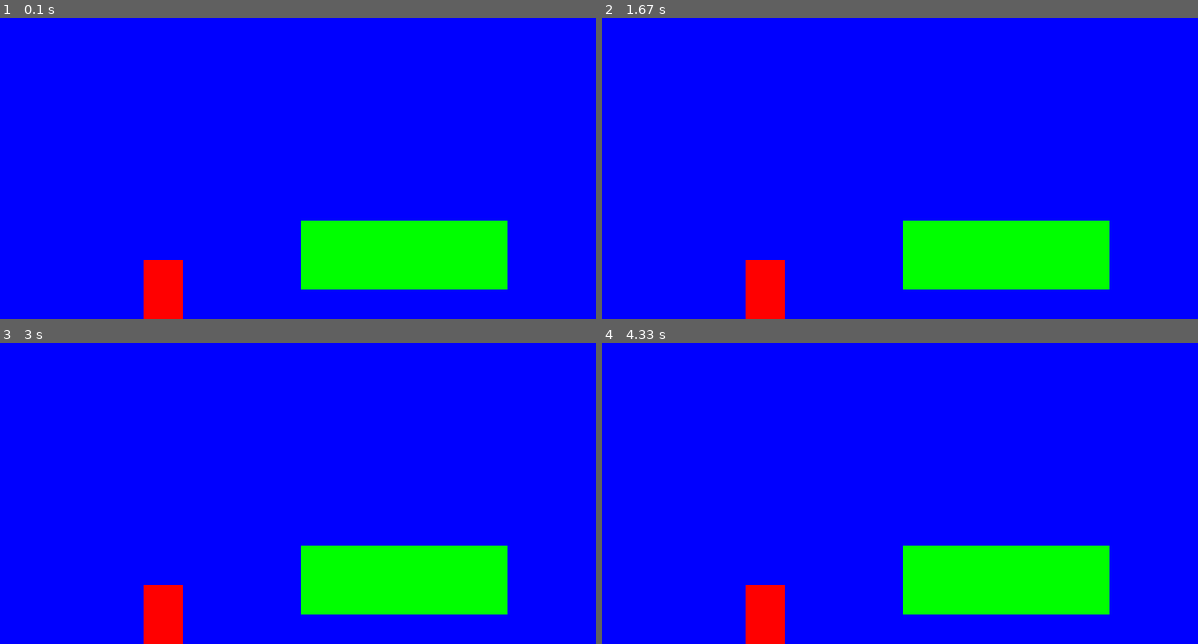
Above: before the commit, frames 1-4 (two rows, left to right).
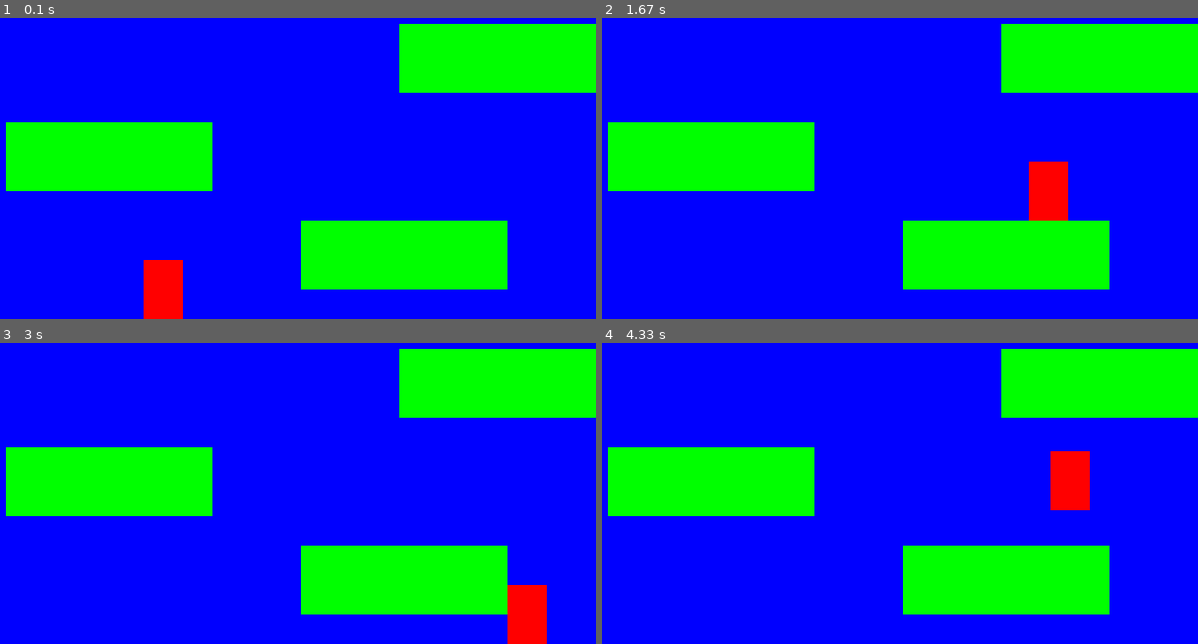
Above: after the commit, the same moments.

Repository: xi0ni/Development
Game: pygame game, started from Python/Tufts practice/pygame_workshop.py
Two runs of this game, one before a commit and one after it. Both use one fixed random seed, a clock stepped at 60 frames per second and the inputs below.
Inputs:
- Up to frame 1 (0.1 s): no input
- Up to frame 2 (1.67 s): hold Space 0.33-0.8 s; hold D 0.33-0.8 s; tap Space at 0.83 s; hold D 1.17-1.63 s
- Up to frame 3 (3 s): hold D 1.67-2.13 s; hold A 2.17-2.7 s
- Up to frame 4 (4.33 s): hold D 3.17-3.8 s; hold A 3.83-4.3 s; tap Space at 3.9, 4.2 s

The runs differ from the first frame. In frame 1, 15% of the frame differs, in the area x 0-100%, y 1-58%; in frame 2, 18%, in the area x 0-100%, y 1-100%; in frame 3, 18%; in frame 4, 18%.

Commit message:
pygame wsad controls update

Diff:
--- a/Python/Tufts practice/pygame_workshop.py
+++ b/Python/Tufts practice/pygame_workshop.py
@@ -15,37 +15,45 @@
 
 
 class Player(pygame.sprite.Sprite):
-
-
+    """This class represents the bar at the bottom that the player
+    controls."""
+
+    # -- Methods
     def __init__(self):
-
-
-
+        """Constructor function"""
+
+        # Call the parent's constructor
         super().__init__()
+
+        # Create an image of the block, and fill it with a color.
+        # This could also be an image loaded from the disk.
         width = 40
         height = 60
         self.image = pygame.Surface([width, height])
         self.image.fill(RED)
 
-
+        # Set a referance to the image rect.
         self.rect = self.image.get_rect()
 
-
+        # Set speed vector of player
         self.change_x = 0
         self.change_y = 0
 
-
+        # List of sprites we can bump against
         self.level = None
 
     def update(self):
-
+        """Move the player."""
+        # Gravity
         self.calc_grav()
 
         # Move left/right
         self.rect.x += self.change_x
 
         # See if we hit anything
-        block_hit_list = pygame.sprite.spritecollide(self, self.level.platform_list, False)
+        block_hit_list = pygame.sprite.spritecollide(
+            self, self.level.platform_list, False
+        )
         for block in block_hit_list:
             # If we are moving right,
             # set our right side to the left side of the item we hit
@@ -59,9 +67,10 @@
         self.rect.y += self.change_y
 
         # Check and see if we hit anything
-        block_hit_list = pygame.sprite.spritecollide(self, self.level.platform_list, False)
+        block_hit_list = pygame.sprite.spritecollide(
+            self, self.level.platform_list, False
+        )
         for block in block_hit_list:
-
             # Reset our position based on the top/bottom of the object.
             if self.change_y > 0:
                 self.rect.bottom = block.rect.top
@@ -71,15 +80,12 @@
             # Stop our vertical movement
             self.change_y = 0
 
-            if isinstance(block, MovingPlatform):
-                self.rect.x += block.change_x
-
     def calc_grav(self):
-        """ Calculate effect of gravity. """
+        """Calculate effect of gravity."""
         if self.change_y == 0:
             self.change_y = 1
         else:
-            self.change_y += .35
+            self.change_y += 0.35
 
         # See if we are on the ground.
         if self.rect.y >= SCREEN_HEIGHT - self.rect.height and self.change_y >= 0:
@@ -87,13 +93,15 @@
             self.rect.y = SCREEN_HEIGHT - self.rect.height
 
     def jump(self):
-        """ Called when user hits 'jump' button. """
+        """Called when user hits 'jump' button."""
 
         # move down a bit and see if there is a platform below us.
         # Move down 2 pixels because it doesn't work well if we only move down
         # 1 when working with a platform moving down.
         self.rect.y += 2
-        platform_hit_list = pygame.sprite.spritecollide(self, self.level.platform_list, False)
+        platform_hit_list = pygame.sprite.spritecollide(
+            self, self.level.platform_list, False
+        )
         self.rect.y -= 2
 
         # If it is ok to jump, set our speed upwards
@@ -102,25 +110,25 @@
 
     # Player-controlled movement:
     def go_left(self):
-        """ Called when the user hits the left arrow. """
+        """Called when the user hits the left arrow."""
         self.change_x = -6
 
     def go_right(self):
-        """ Called when the user hits the right arrow. """
+        """Called when the user hits the right arrow."""
         self.change_x = 6
 
     def stop(self):
-        """ Called when the user lets off the keyboard. """
+        """Called when the user lets off the keyboard."""
         self.change_x = 0
 
 
 class Platform(pygame.sprite.Sprite):
-    """ Platform the user can jump on """
+    """Platform the user can jump on"""
 
     def __init__(self, width, height):
-        """ Platform constructor. Assumes constructed with user passing in
-            an array of 5 numbers like what's defined at the top of this code.
-            """
+        """Platform constructor. Assumes constructed with user passing in
+        an array of 5 numbers like what's defined at the top of this
+        code."""
         super().__init__()
 
         self.image = pygame.Surface([width, height])
@@ -129,79 +137,14 @@
         self.rect = self.image.get_rect()
 
 
-class MovingPlatform(Platform):
-    """ This is a fancier platform that can actually move. """
-    change_x = 0
-    change_y = 0
-
-    boundary_top = 0
-    boundary_bottom = 0
-    boundary_left = 0
-    boundary_right = 0
-
-    player = None
-
-    level = None
-
-    def update(self):
-        """ Move the platform.
-            If the player is in the way, it will shove the player
-            out of the way. This does NOT handle what happens if a
-            platform shoves a player into another object. Make sure
-            moving platforms have clearance to push the player around
-            or add code to handle what happens if they don't. """
-
-        # Move left/right
-        self.rect.x += self.change_x
-
-        # See if we hit the player
-        hit = pygame.sprite.collide_rect(self, self.player)
-        if hit:
-            # We did hit the player. Shove the player around and
-            # assume he/she won't hit anything else.
-
-            # If we are moving right, set our right side
-            # to the left side of the item we hit
-            if self.change_x < 0:
-                self.player.rect.right = self.rect.left
-            else:
-                # Otherwise if we are moving left, do the opposite.
-                self.player.rect.left = self.rect.right
-
-        # Move up/down
-        self.rect.y += self.change_y
-
-        # Check and see if we the player
-        hit = pygame.sprite.collide_rect(self, self.player)
-        if hit:
-            # We did hit the player. Shove the player around and
-            # assume he/she won't hit anything else.
-
-            # Reset our position based on the top/bottom of the object.
-            if self.change_y < 0:
-                self.player.rect.bottom = self.rect.top
-            else:
-                self.player.rect.top = self.rect.bottom
-
-        # Check the boundaries and see if we need to reverse
-        # direction.
-        if self.rect.bottom > self.boundary_bottom or self.rect.top < self.boundary_top:
-            self.change_y *= -1
-
-        cur_pos = self.rect.x - self.level.world_shift
-        if cur_pos < self.boundary_left or cur_pos > self.boundary_right:
-            self.change_x *= -1
-
-
 class Level(object):
-    """ This is a generic super-class used to define a level.
-        Create a child class for each level with level-specific
-        info. """
-
+    """This is a generic super-class used to define a level.
+    Create a child class for each level with level-specific
+    info."""
 
     def __init__(self, player):
-        """ Constructor. Pass in a handle to player. Needed for when moving
-            platforms collide with the player. """
+        """Constructor. Pass in a handle to player. Needed for when moving platforms
+        collide with the player."""
         self.platform_list = pygame.sprite.Group()
         self.enemy_list = pygame.sprite.Group()
         self.player = player
@@ -209,18 +152,14 @@
         # Background image
         self.background = None
 
-        # How far this world has been scrolled left/right
-        self.world_shift = 0
-        self.level_limit = -1000
-
     # Update everythign on this level
     def update(self):
-        """ Update everything in this level."""
+        """Update everything in this level."""
         self.platform_list.update()
         self.enemy_list.update()
 
     def draw(self, screen):
-        """ Draw everything on this level. """
+        """Draw everything on this level."""
 
         # Draw the background
         screen.fill(BLUE)
@@ -229,39 +168,23 @@
         self.platform_list.draw(screen)
         self.enemy_list.draw(screen)
 
-    def shift_world(self, shift_x):
-        """ When the user moves left/right and we need to scroll everything:
-        """
-
-        # Keep track of the shift amount
-        self.world_shift += shift_x
-
-        # Go through all the sprite lists and shift
-        for platform in self.platform_list:
-            platform.rect.x += shift_x
-
-        for enemy in self.enemy_list:
-            enemy.rect.x += shift_x
-
 
 # Create platforms for the level
 class Level_01(Level):
-    """ Definition for level 1. """
+    """Definition for level 1."""
 
     def __init__(self, player):
-        """ Create level 1. """
+        """Create level 1."""
 
         # Call the parent constructor
         Level.__init__(self, player)
 
-        self.level_limit = -1500
-
         # Array with width, height, x, and y of platform
-        level = [[210, 70, 500, 500],
-                 [210, 70, 800, 400],
-                 [210, 70, 1000, 500],
-                 [210, 70, 1120, 280],
-                 ]
+        level = [
+            [210, 70, 500, 500],
+            [210, 70, 200, 400],
+            [210, 70, 600, 300],
+        ]
 
         # Go through the array above and add platforms
         for platform in level:
@@ -271,66 +194,16 @@
             block.player = self.player
             self.platform_list.add(block)
 
-        # Add a custom moving platform
-        block = MovingPlatform(70, 40)
-        block.rect.x = 1350
-        block.rect.y = 280
-        block.boundary_left = 1350
-        block.boundary_right = 1600
-        block.change_x = 1
-        block.player = self.player
-        block.level = self
-        self.platform_list.add(block)
-
-
-# Create platforms for the level
-class Level_02(Level):
-    """ Definition for level 2. """
-
-    def __init__(self, player):
-        """ Create level 1. """
-
-        # Call the parent constructor
-        Level.__init__(self, player)
-
-        self.level_limit = -1000
-
-        # Array with type of platform, and x, y location of the platform.
-        level = [[210, 70, 500, 550],
-                 [210, 70, 800, 400],
-                 [210, 70, 1000, 500],
-                 [210, 70, 1120, 280],
-                 ]
-
-        # Go through the array above and add platforms
-        for platform in level:
-            block = Platform(platform[0], platform[1])
-            block.rect.x = platform[2]
-            block.rect.y = platform[3]
-            block.player = self.player
-            self.platform_list.add(block)
-
-        # Add a custom moving platform
-        block = MovingPlatform(70, 70)
-        block.rect.x = 1500
-        block.rect.y = 300
-        block.boundary_top = 100
-        block.boundary_bottom = 550
-        block.change_y = -1
-        block.player = self.player
-        block.level = self
-        self.platform_list.add(block)
-
 
 def main():
-    """ Main Program """
+    """Main Program"""
     pygame.init()
 
     # Set the height and width of the screen
     size = [SCREEN_WIDTH, SCREEN_HEIGHT]
     screen = pygame.display.set_mode(size)
 
-    pygame.display.set_caption("Platformer with moving platforms")
+    pygame.display.set_caption("Platformer Jumper")
 
     # Create the player
     player = Player()
@@ -338,7 +211,6 @@
     # Create all the levels
     level_list = []
     level_list.append(Level_01(player))
-    level_list.append(Level_02(player))
 
     # Set the current level
     current_level_no = 0
@@ -364,17 +236,17 @@
                 done = True
 
             if event.type == pygame.KEYDOWN:
-                if event.key == pygame.K_LEFT:
+                if event.key == pygame.K_a:
                     player.go_left()
-                if event.key == pygame.K_RIGHT:
+                if event.key == pygame.K_d:
                     player.go_right()
-                if event.key == pygame.K_UP:
+                if event.key == pygame.K_SPACE:
                     player.jump()
 
             if event.type == pygame.KEYUP:
-                if event.key == pygame.K_LEFT and player.change_x < 0:
+                if event.key == pygame.K_a and player.change_x < 0:
                     player.stop()
-                if event.key == pygame.K_RIGHT and player.change_x > 0:
+                if event.key == pygame.K_d and player.change_x > 0:
                     player.stop()
 
         # Update the player.
@@ -384,29 +256,12 @@
         current_level.update()
 
         # If the player gets near the right side, shift the world left (-x)
-        if player.rect.right >= 500:
-            diff = player.rect.right - 500
-            player.rect.right = 500
-            current_level.shift_world(-diff)
+        if player.rect.right > SCREEN_WIDTH:
+            player.rect.right = SCREEN_WIDTH
 
         # If the player gets near the left side, shift the world right (+x)
-        if player.rect.left <= 120:
-            diff = 120 - player.rect.left
-            player.rect.left = 120
-            current_level.shift_world(diff)
-
-        # If the player gets to the end of the level, go to the next level
-        current_position = player.rect.x + current_level.world_shift
-        if current_position < current_level.level_limit:
-            if current_level_no < len(level_list)-1:
-                player.rect.x = 120
-                current_level_no += 1
-                current_level = level_list[current_level_no]
-                player.level = current_level
-            else:
-                # Out of levels. This just exits the program.
-                # You'll want to do something better.
-                done = True
+        if player.rect.left < 0:
+            player.rect.left = 0
 
         # ALL CODE TO DRAW SHOULD GO BELOW THIS COMMENT
         current_level.draw(screen)
@@ -424,5 +279,6 @@
     # on exit.
     pygame.quit()
 
+
 if __name__ == "__main__":
     main()
